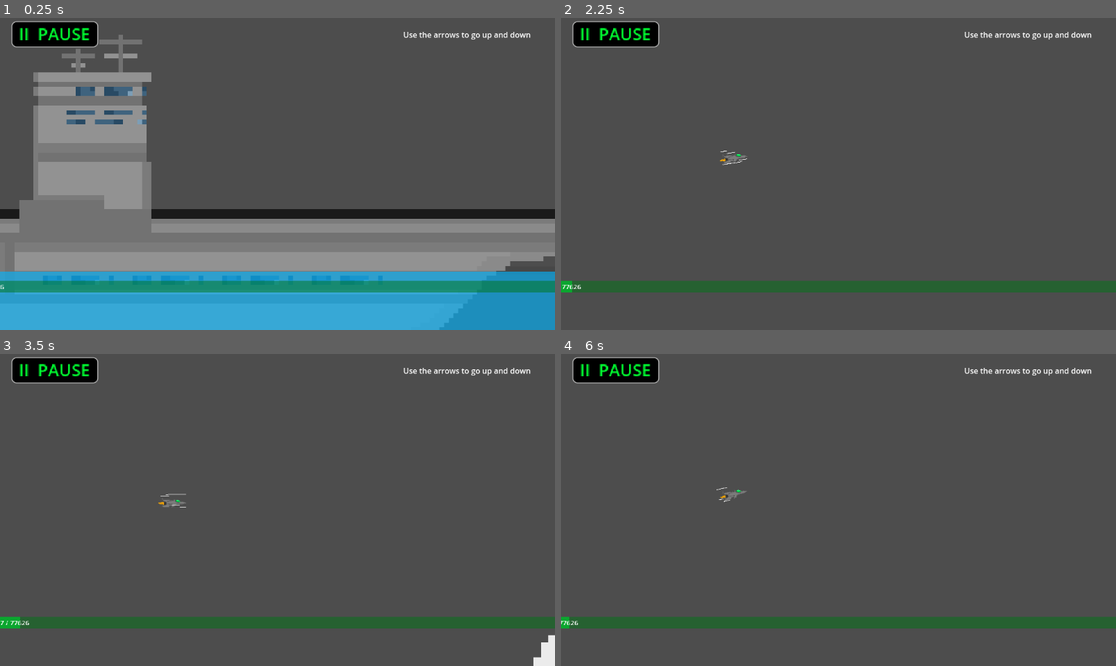
Above: before the commit, frames 1-4 (two rows, left to right).
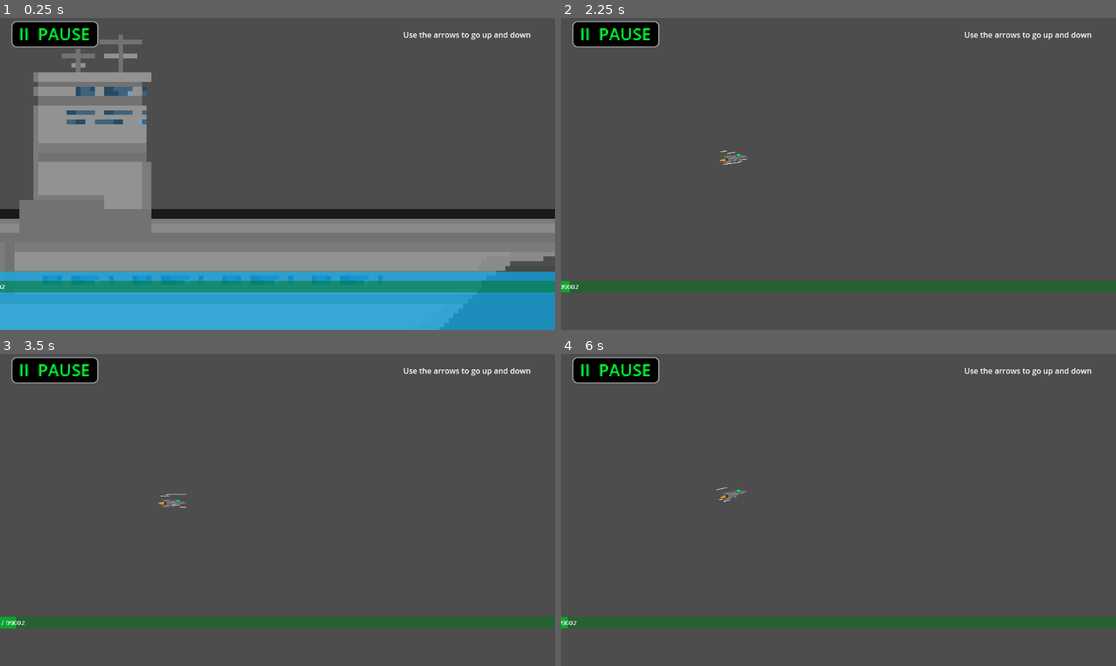
Above: after the commit, the same moments.

Repository: star6fish/DigitalTechInternalInternal
Game: Godot game, scene res://scenes/TestingScene.tscn
Same seed, same stepped clock (60 frames per second), same inputs: the game is played once before the commit and once after it. The project has no main scene, so this scene is started directly.
Inputs:
- Up to frame 1 (0.25 s): no input
- Up to frame 2 (2.25 s): hold Right (ui_right) 0.53-2.03 s; tap Up (ui_up) at 0.77, 1.52 s; hold Left (ui_left) from 2.03 s (still down)
- Up to frame 3 (3.5 s): release Left (ui_left) at 2.78 s; hold Right (ui_right) from 2.78 s (still down); tap Up (ui_up) at 3.02 s
- Up to frame 4 (6 s): tap Up (ui_up) at 3.77, 4.52 s; release Right (ui_right) at 4.28 s; hold Left (ui_left) 4.28-5.03 s; hold Right (ui_right) 5.03-5.78 s; hold Left (ui_left) from 5.78 s (still down)

The runs differ from the first frame. In frame 1, less than 0.1% of the frame differs, in the area x 0-1%, y 85-87%; in frame 2, less than 0.1%; in frame 3, 0.3%, in the area x 0-100%, y 84-100%; in frame 4, less than 0.1%.
Error after the commit: Invalid operands 'float' and 'bool' in operator '=='. (res://scripts/TestingScene.gd:88)

Commit message:
26/07/2024

Diff:
--- a/scenes/TestingScene.tscn
+++ b/scenes/TestingScene.tscn
@@ -176,7 +176,7 @@
 scale = Vector2(-64739.2, 568.407)
 
 [node name="Node2D3" parent="." instance=ExtResource("12_nivx7")]
-position = Vector2(77626, -3520)
+position = Vector2(99002, -576)
 
 [node name="Camera2D" type="Camera2D" parent="."]
 position = Vector2(-291, -121)
--- a/scripts/TestingScene.gd
+++ b/scripts/TestingScene.gd
@@ -9,6 +9,7 @@
 @export var JetPlane_Obstacle4Scene: PackedScene
 
 var obstacleCoolDown = false
+var obstacles = {}
 
 func _pause():
 	get_tree().paused = true
@@ -21,6 +22,7 @@
 	$CanvasLayer.visible = true
 
 func _home():
+	get_tree().paused = false
 	get_tree().change_scene_to_file("res://scenes/PlayScreen.tscn")
 
 func _pauseButtonPressed():
@@ -63,9 +65,27 @@
 		Obstacle.position.y = randf_range(100, 200)
 	elif ObstacleSelect == MissileScene or ObstacleSelect == JetPlane_Obstacle1Scene or ObstacleSelect == JetPlane_Obstacle2Scene:
 		Obstacle.position.x = $CharacterBody2D.position.x + 2000
-		Obstacle.position.y = clamp(randf_range($CharacterBody2D.position.y - 100, $CharacterBody2D.position.y + 100), -1000, -320)
 
-	add_child(Obstacle)
+		var obstaclePositionY = 0
+
+		obstacles[Obstacle] = false
+
+		while obstacles[Obstacle] == false:
+
+			obstaclePositionY = clamp(randf_range($CharacterBody2D.position.y - 100, $CharacterBody2D.position.y + 100), -1000, -320)
+
+			var canSpawn = true
+
+			for obstacle in obstacles:
+				if obstacle != Obstacle:
+					print(obstacles[obstacle] - obstaclePositionY)
+					if obstacles[obstacle] - obstaclePositionY < 10:
+						canSpawn = false
+
+			if canSpawn == true:
+				obstacles[Obstacle] = obstaclePositionY
+				add_child(Obstacle)
+				Obstacle.position.y = obstaclePositionY
 
 	var Double = Random.randi_range(1, 4)
 
